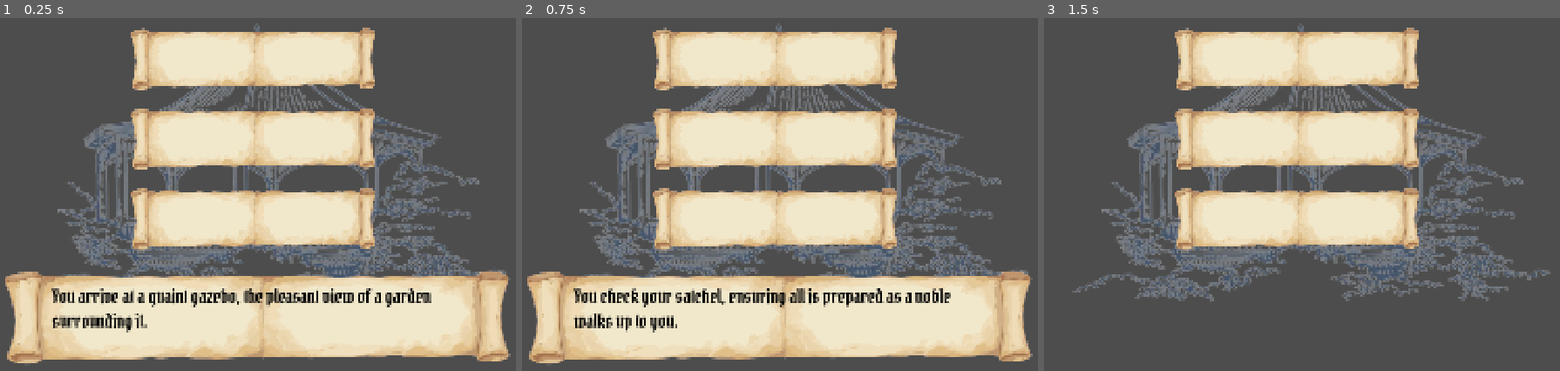
Above: before the commit, frames 1-3 (left to right).
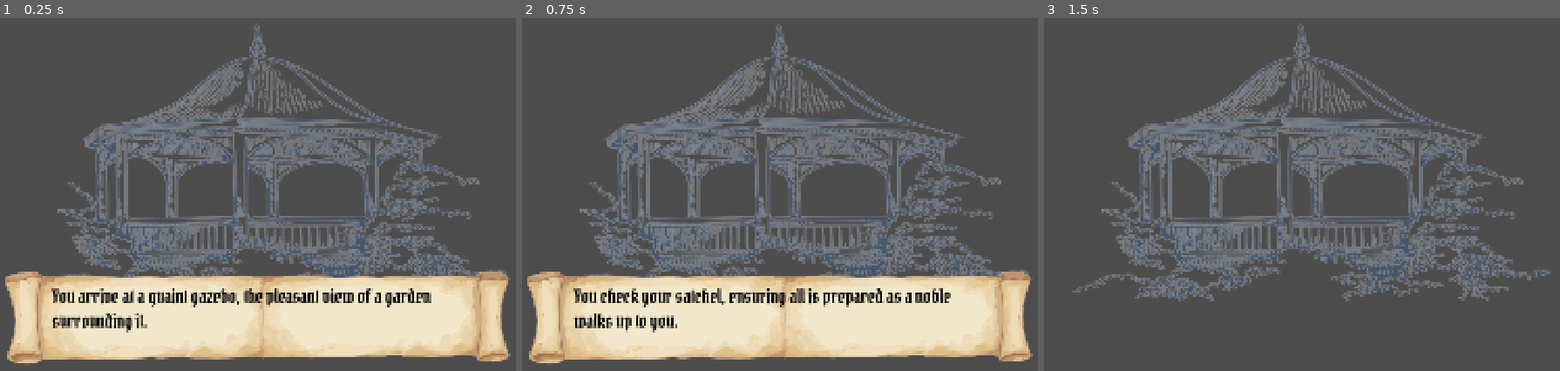
Above: after the commit, the same moments.

Repository: EliJ0y/Kingdom-Sweethearts
Game: Godot game, scene res://Scenes/dialogue.tscn
Same seed, same stepped clock (60 frames per second), same inputs: the game is played once before the commit and once after it.
Inputs (mouse positions are in pixels of both pictures, inside the frame that each line leads up to):
- Up to frame 1 (0.25 s): no input
- Up to frame 2 (0.75 s): tap Enter (ui_accept) at 0.5 s
- Up to frame 3 (1.5 s): tap Enter (ui_accept) at 0.77 s; click (1296, 56) at 1.27 s

The runs differ from the first frame. In frame 1, 22% of the frame differs, in the area x 25-73%, y 2-66%; in frame 2, 22%; in frame 3, 22%.

Commit message:
silv and kohan dialogue resources

Diff:
--- /dev/null
+++ b/kingdom-sweethearts/Resources/Dialogue/Kohan_Dialogue.tres
@@ -0,0 +1,13 @@
+[gd_resource type="Resource" script_class="CharactersResource" format=3 uid="uid://cjqsado3bhr3f"]
+
+[ext_resource type="Texture2D" uid="uid://ccy8y4n0141ci" path="res://Graphics/Characters/Player Idle.png" id="1_31kup"]
+[ext_resource type="Texture2D" uid="uid://56yg3adocxi4" path="res://Graphics/Characters/Player Talking.png" id="2_inarm"]
+[ext_resource type="Script" uid="uid://ccwxluiyextw2" path="res://Scripts/characters_resource.gd" id="3_omqio"]
+
+[resource]
+script = ExtResource("3_omqio")
+character_lines = Array[String](["You are Cupid, yes? I am Kohan Wildri. Did you bring the postcards?", "I give you my thanks, your help is appreciated. Goodbye now. "])
+player_idle = ExtResource("1_31kup")
+player_talking = ExtResource("2_inarm")
+player_lines = Array[String](["Greetings, Duke Kohan. Yes, I am and here are the postcards.", ""])
+metadata/_custom_type_script = "uid://ccwxluiyextw2"
--- /dev/null
+++ b/kingdom-sweethearts/Resources/Dialogue/Silvester_Dialogue.tres
@@ -0,0 +1,17 @@
+[gd_resource type="Resource" script_class="CharactersResource" format=3 uid="uid://dx0ad4nbsfciu"]
+
+[ext_resource type="Texture2D" uid="uid://dt5ciycb1crjg" path="res://Graphics/Characters/Silvester Idle.PNG" id="1_1d7fh"]
+[ext_resource type="Texture2D" uid="uid://cb5ajt0cguicb" path="res://Graphics/Characters/Silvester Talking.PNG" id="2_7o6ei"]
+[ext_resource type="Texture2D" uid="uid://ccy8y4n0141ci" path="res://Graphics/Characters/Player Idle.png" id="3_scl2k"]
+[ext_resource type="Texture2D" uid="uid://56yg3adocxi4" path="res://Graphics/Characters/Player Talking.png" id="4_1tok8"]
+[ext_resource type="Script" uid="uid://ccwxluiyextw2" path="res://Scripts/characters_resource.gd" id="5_brimv"]
+
+[resource]
+script = ExtResource("5_brimv")
+character_idle = ExtResource("1_1d7fh")
+character_talking = ExtResource("2_7o6ei")
+character_lines = Array[String](["Hey, Cupid! It is nice to meet you. ", "Thank you! I’m sure Duke Kohan will appreciate this. Wish me luck!"])
+player_idle = ExtResource("3_scl2k")
+player_talking = ExtResource("4_1tok8")
+player_lines = Array[String](["Greetings, Duke Silvester. I prepared the bouquet as requested.", "", ""])
+metadata/_custom_type_script = "uid://ccwxluiyextw2"
--- a/kingdom-sweethearts/Scenes/dialogue.tscn
+++ b/kingdom-sweethearts/Scenes/dialogue.tscn
@@ -31,6 +31,7 @@
 centered = false
 
 [node name="Dialogue Options" type="Control" parent="CanvasLayer" unique_id=1145031911]
+visible = false
 layout_mode = 3
 anchors_preset = 8
 anchor_left = 0.5
Not shown, changed: kingdom-sweethearts/Graphics/Characters/Silvester Idle.png.import
